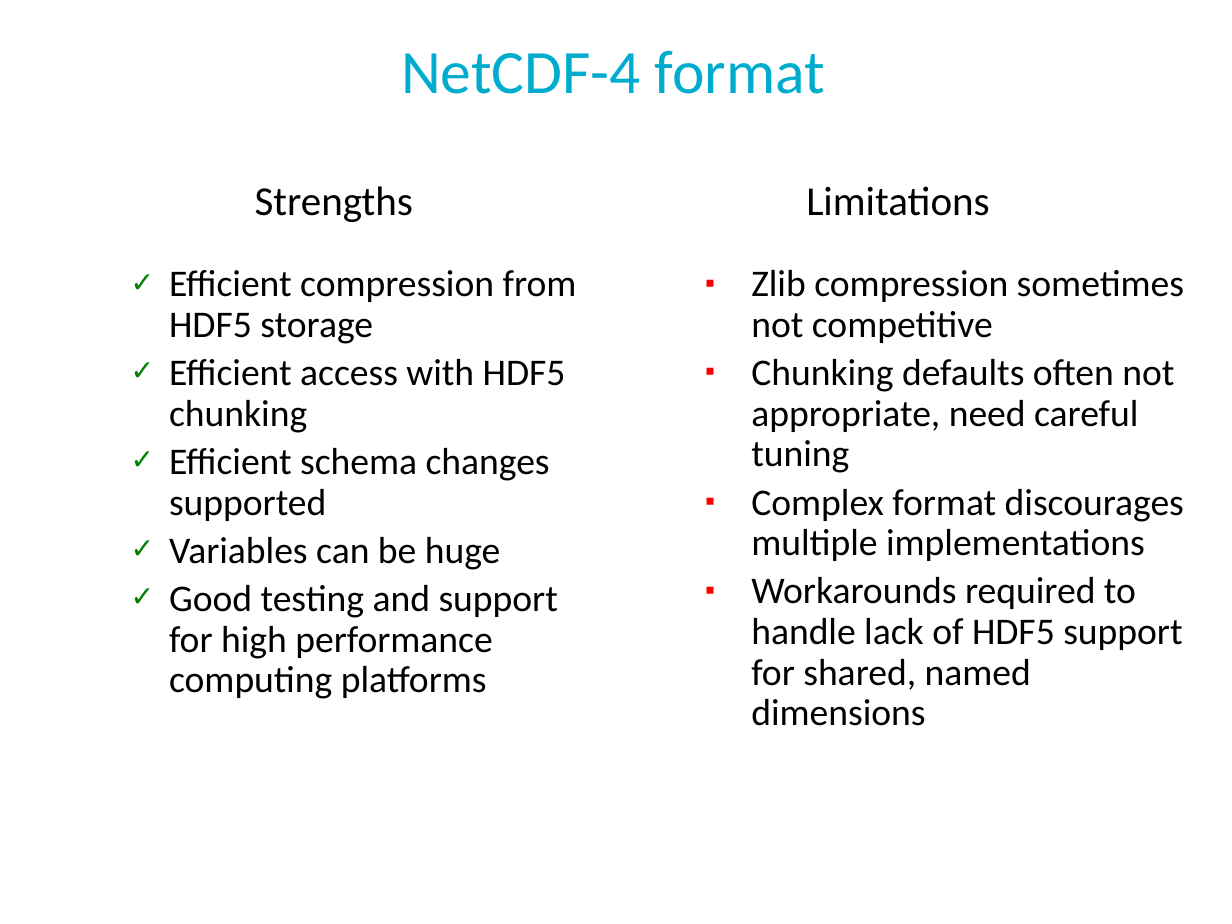
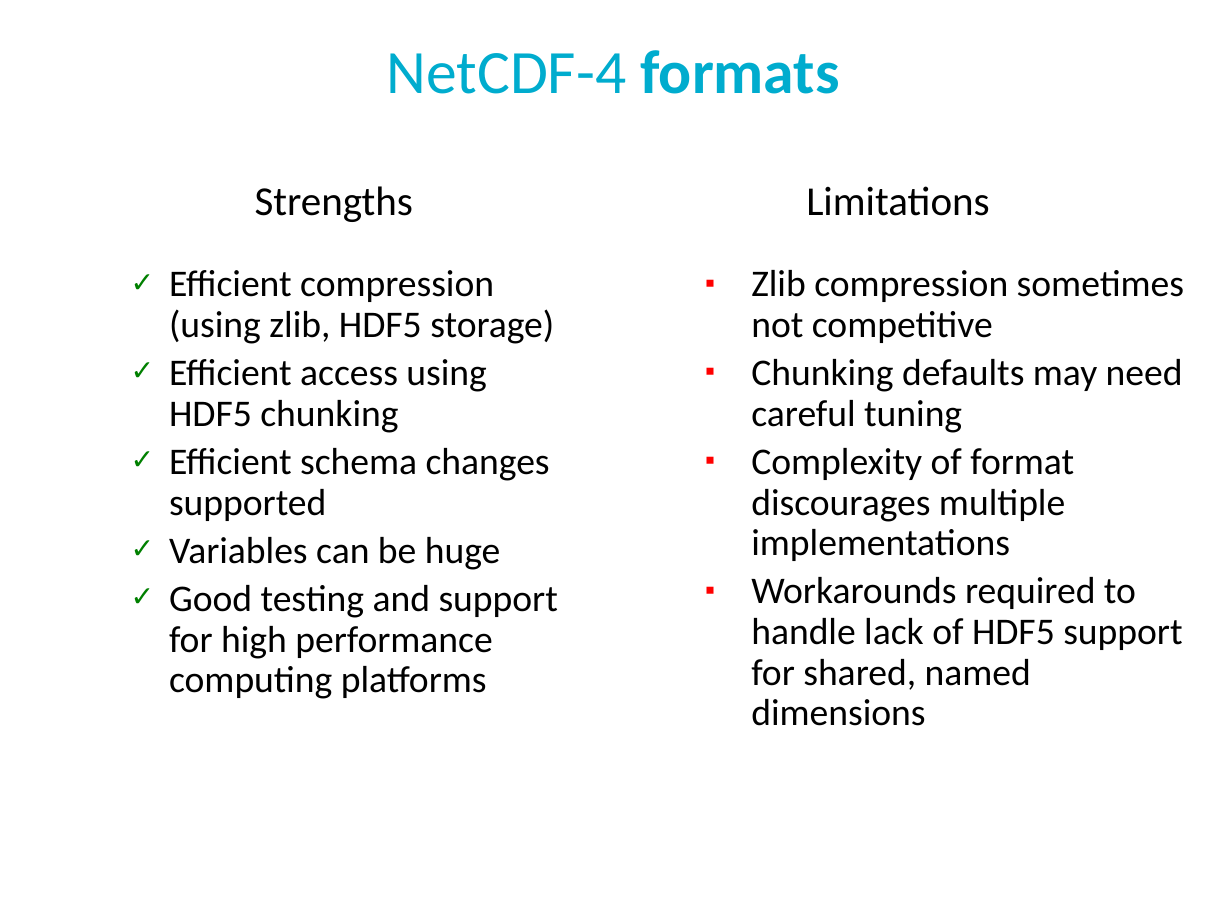
Before and after one commit to Unidata/python-workshop, a slide deck: slide 15 of presentations/netcdf-intro.pptx. Drawn at 1232x924 pixels with LibreOffice and Linux fonts; fonts in the diff are those of the drawing; background and template pictures are left out. Boxes give left, top, right and bottom in pixels: in the first picture for what was removed or moved away, otherwise in the second. Text is boxed around its words. In the diff, an @@ line names an element or a change of style, - is before the commit and + after.

```diff
--- a/presentations/netcdf-intro.pptx
+++ b/presentations/netcdf-intro.pptx
@@ title at (x1=387, y1=50, x2=839, y2=94): text changed @@
-NetCDF-4 format
+NetCDF-4 formats
@@ text at (x1=169, y1=270, x2=554, y2=433): text changed @@
-  ✓ Efficient compression from HDF5 storage
-  ✓ Efficient access with HDF5 chunking
+  ✓ Efficient compression (using zlib, HDF5 storage)
+  ✓ Efficient access using HDF5 chunking
@@ text at (x1=751, y1=359, x2=1183, y2=561): text changed @@
-  ▪ Chunking defaults often not appropriate, need careful tuning
-  ▪ Complex format discourages multiple implementations
+  ▪ Chunking defaults may need careful tuning
+  ▪ Complexity of format discourages multiple implementations
```
Also in this commit, not shown: 16 other slides changed, 1 other file.
